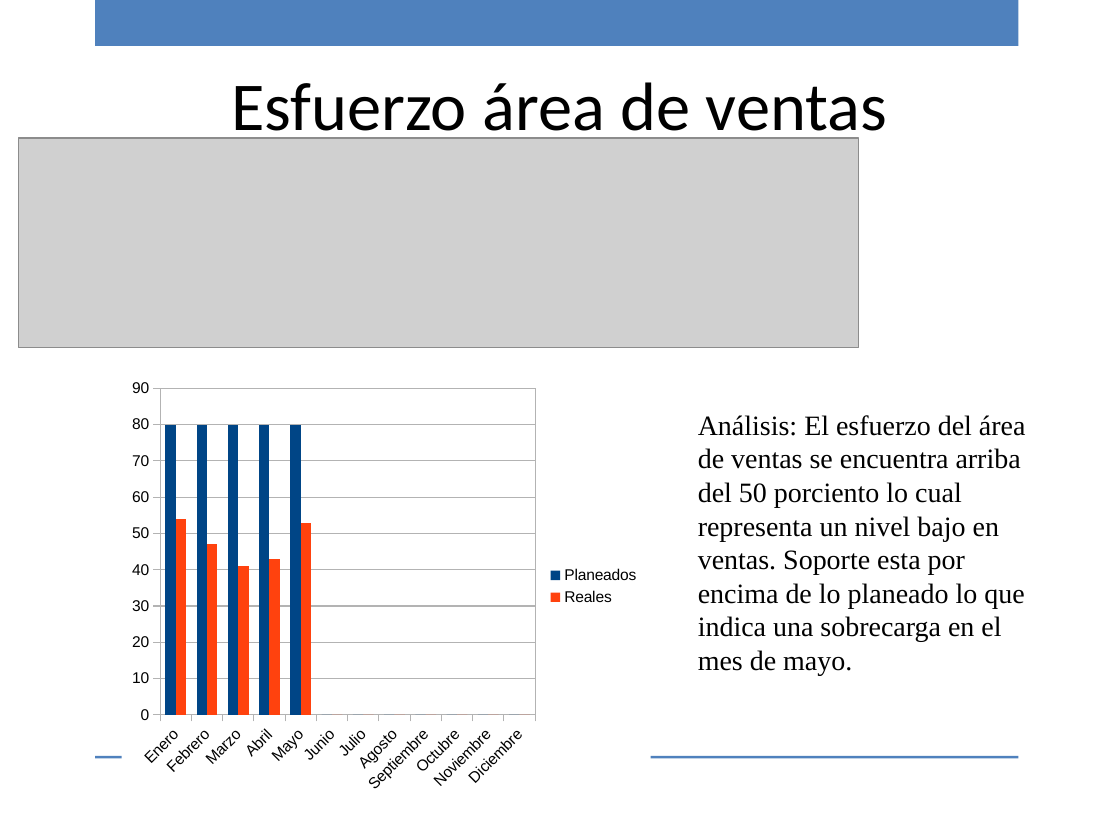
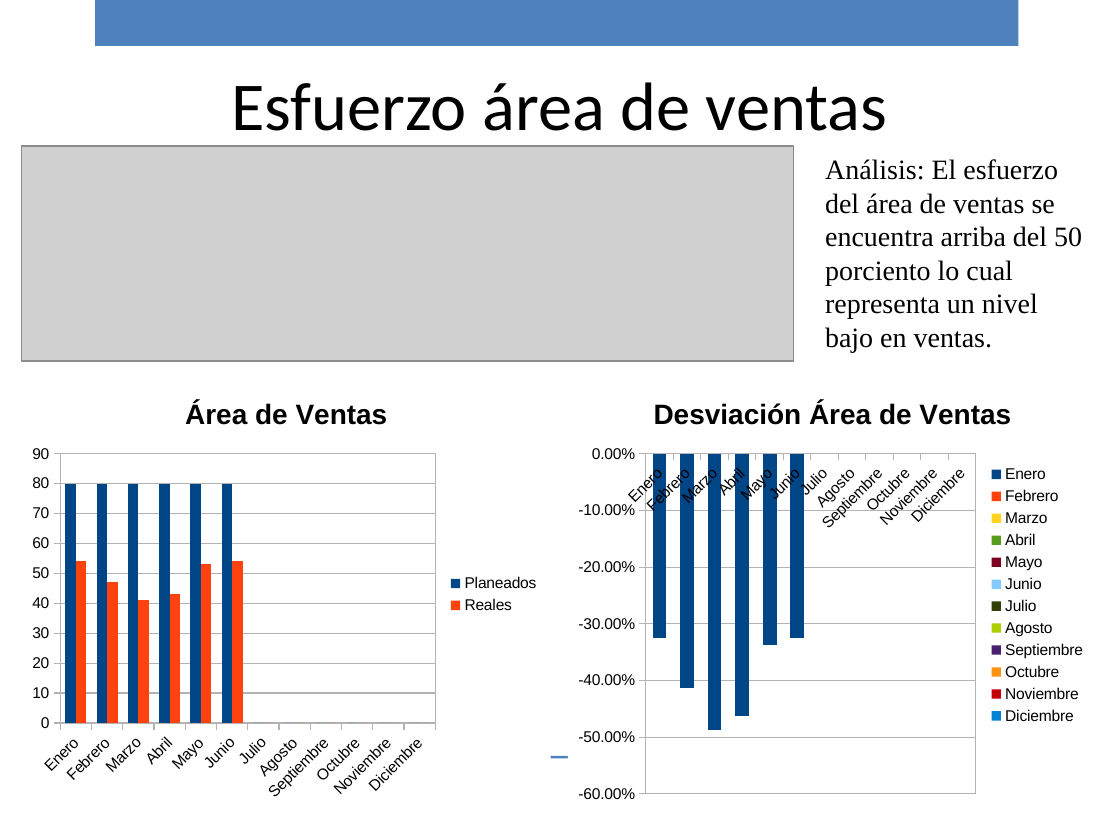
Before and after one commit to ricardo-novelasos/SOSQTP, a slide deck: slide 6 of Proyectos/2016/Métricas y monitoreo/Reporte_monitoreo_2016.pptx. Drawn at 1120x840 pixels with LibreOffice and Linux fonts; fonts in the diff are those of the drawing; grey boxes stand for pictures; background and template pictures are left out. Boxes give left, top, right and bottom in pixels: in the first picture for what was removed or moved away, otherwise in the second. Text is boxed around its words. In the diff, an @@ line names an element or a change of style, - is before the commit and + after.

Commit message:
Reporte de monitores mes de junio

```diff
--- a/Proyectos/2016/Métricas y monitoreo/Reporte_monitoreo_2016.pptx
+++ b/Proyectos/2016/Métricas y monitoreo/Reporte_monitoreo_2016.pptx
@@ picture: place and size @@
-picture at <box>18,138,858,347</box>
+picture at <box>21,146,793,361</box>
@@ text at <box>825,159,1082,353</box>: text changed @@
-Análisis: El esfuerzo del área de ventas se encuentra arriba del 50 porciento lo cual representa un nivel bajo en ventas. Soporte esta por encima de lo planeado lo que indica una sobrecarga en el mes de mayo.
+Análisis: El esfuerzo del área de ventas se encuentra arriba del 50 porciento lo cual representa un nivel bajo en ventas.
@@ column chart at <box>21,379,550,810</box> @@
@@ title "Área de Ventas" added @@
@@ Planeados, Junio: - to 80 @@
@@ Reales, Junio: - to 54 @@
@@ column chart: place and size @@
-column chart at <box>122,371,651,802</box>
+column chart at <box>21,379,550,810</box>
@@ column chart added at <box>568,379,1098,811</box> @@
+title "Desviación Área de Ventas"
+categories: Enero, Febrero, Marzo, Abril, Mayo, Junio, Julio, Agosto, Septiembre, Octubre, Noviembre, Diciembre
+Desviación: -0.32, -0.41, -0.49, -0.46, -0.34, -0.32, 0, 0, 0, 0, 0, 0
```
Also in this commit, not shown: 18 other slides changed, 2 slides added, 2 slides removed, 2 other files.
